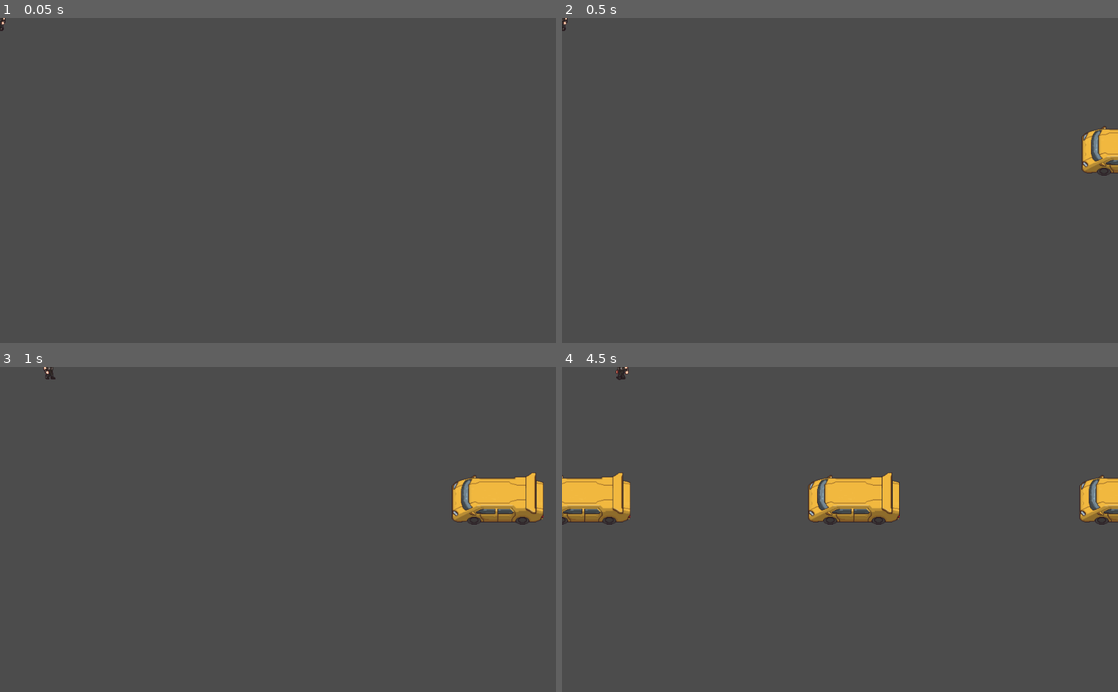
Above: before the commit, frames 1-4 (two rows, left to right).
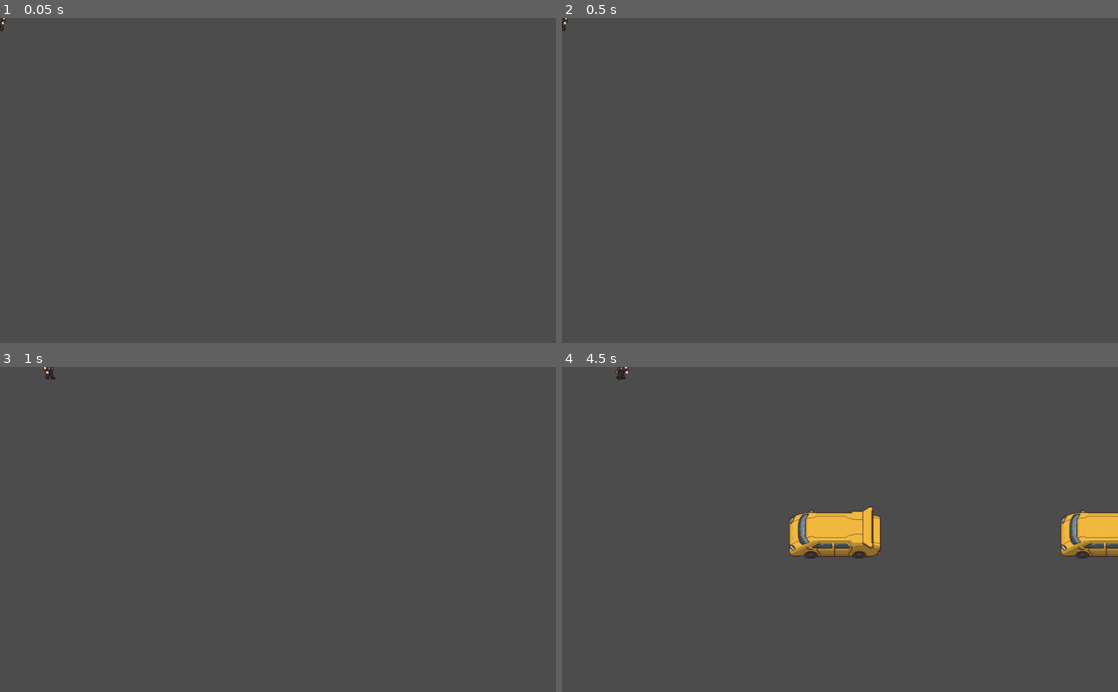
Above: after the commit, the same moments.

Repository: Heino25/Godot_projects
Game: Godot game, scene res://Level/Level.tscn
Same seed, same stepped clock (60 frames per second), same inputs: the game is played once before the commit and once after it.
Inputs:
- Up to frame 1 (0.05 s): no input
- Up to frame 2 (0.5 s): no input
- Up to frame 3 (1 s): hold Right (ui_right) from 0.53 s (still down)
- Up to frame 4 (4.5 s): release Right (ui_right) at 1.28 s; hold Down (ui_down) 1.28-2.03 s; hold Right (ui_right) 2.03-2.78 s; hold Up (ui_up) 2.78-3.53 s; hold Left (ui_left) from 3.53 s (still down)

Frame 1 is identical in both runs. In frame 2, 0.8% of the frame differs, in the area x 93-100%, y 33-49%; in frame 3, 2.1%; in frame 4, 7.3%, in the area x 0-100%, y 32-59%.

Commit message:
car respawning

Diff:
--- a/Car/Car.gd
+++ b/Car/Car.gd
@@ -1,9 +1,16 @@
 extends Area2D
 
 var car_speed = 250
+var direction = 1
+
+func _ready():
+	if position.x < 0:
+		direction = -1
+	else:
+		direction = 1
 
 func _process(delta):
-	position.x -= car_speed * delta
+	position.x -= car_speed * delta * direction
 
 
 func _on_Car_body_entered(body):
--- a/Car/Car.tscn
+++ b/Car/Car.tscn
@@ -7,7 +7,7 @@
 extents = Vector2( 82.6968, 37.303 )
 
 [node name="Car" type="Area2D"]
-position = Vector2( 1166.75, 242.67 )
+position = Vector2( 1163.92, 350.15 )
 script = ExtResource( 2 )
 __meta__ = {
 "_edit_group_": true
--- a/Level/Level.gd
+++ b/Level/Level.gd
@@ -4,4 +4,5 @@
 
 func _on_Timer_timeout():
 	var car = CAR.instance()
+	car.position = $"CarStart1".position
 	add_child(car)
--- a/Level/Level.tscn
+++ b/Level/Level.tscn
@@ -10,9 +10,13 @@
 [node name="Player" parent="." instance=ExtResource( 1 )]
 
 [node name="Car" parent="." instance=ExtResource( 2 )]
+visible = false
 
 [node name="Timer" type="Timer" parent="."]
 wait_time = 2.0
 autostart = true
 
+[node name="CarStart1" type="Position2D" parent="."]
+position = Vector2( 1131.26, 306.256 )
+
 [connection signal="timeout" from="Timer" to="." method="_on_Timer_timeout"]
